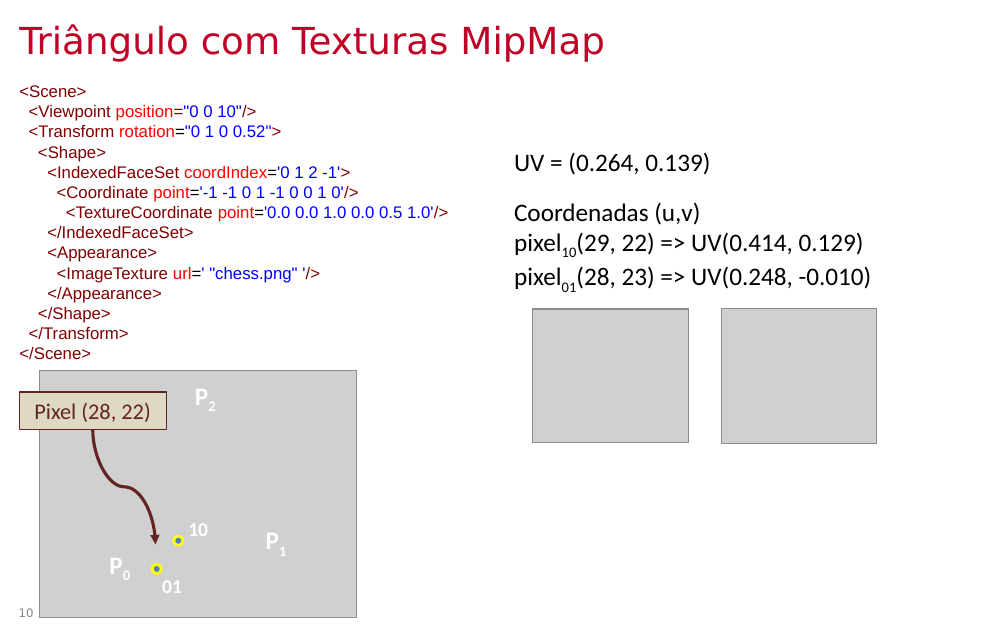
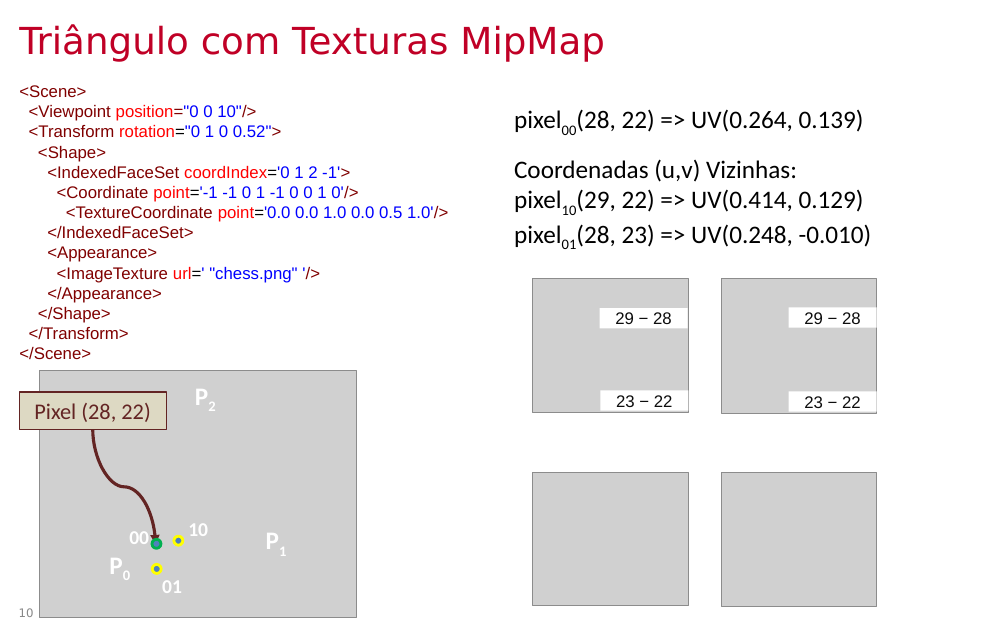
Before and after one commit to lpsoares/ComputacaoGrafica, a slide deck: slide 10 of content/aulas/12-revisao3_interpolacao_mipmap_visibilidade/aula12_revisao3_interpolacao_mipmap_visibilidade.pptx. Drawn at 1008x630 pixels with LibreOffice and Linux fonts; fonts in the diff are those of the drawing; grey boxes stand for pictures; background and template pictures are left out. Boxes give left, top, right and bottom in pixels: in the first picture for what was removed or moved away, otherwise in the second. Text is boxed around its words. In the diff, an @@ line names an element or a change of style, - is before the commit and + after.

```diff
--- a/content/aulas/12-revisao3_interpolacao_mipmap_visibilidade/aula12_revisao3_interpolacao_mipmap_visibilidade.pptx
+++ b/content/aulas/12-revisao3_interpolacao_mipmap_visibilidade/aula12_revisao3_interpolacao_mipmap_visibilidade.pptx
@@ text at [576,109,864,132]: text changed @@
-UV = (0.264, 0.139)
+pixel00(28, 22) => UV(0.264, 0.139)
@@ text "Coordenadas (u,v) Vizinhas:": place and size @@
-text "Coordenadas (u,v) Vizinhas:" at [514,202,872,289]
+text "Coordenadas (u,v) Vizinhas:" at [514,159,872,247]
@@ text at [514,159,797,182]: text changed @@
-Coordenadas (u,v)
+Coordenadas (u,v) Vizinhas:
@@ picture: place and size @@
-picture at [532,309,688,444]
+picture at [532,279,688,413]
@@ picture: place and size @@
-picture at [722,309,877,444]
+picture at [722,279,877,413]
@@ rectangle added at [600,308,687,329], fill #FFFFFF, 12 pt, text #0D0D0D @@
+29 − 28
@@ rectangle added at [788,307,876,328], fill #FFFFFF, 12 pt, text #0D0D0D @@
+29 − 28
@@ rectangle added at [601,390,688,410], fill #FFFFFF, 12 pt, text #0D0D0D @@
+23 − 22
@@ rectangle added at [788,391,876,411], fill #FFFFFF, 12 pt, text #0D0D0D @@
+23 − 22
@@ picture added at [532,472,688,606] @@
@@ picture added at [722,472,877,606] @@
@@ text added at [129,532,149,544], 14 pt, text #FFFFFF, bold @@
+00
@@ ellipse added at [152,539,161,548], fill #4F81BD, outline #00B050 2 pt @@
```
Also in this commit, not shown: 13 other slides changed, 2 other files.
